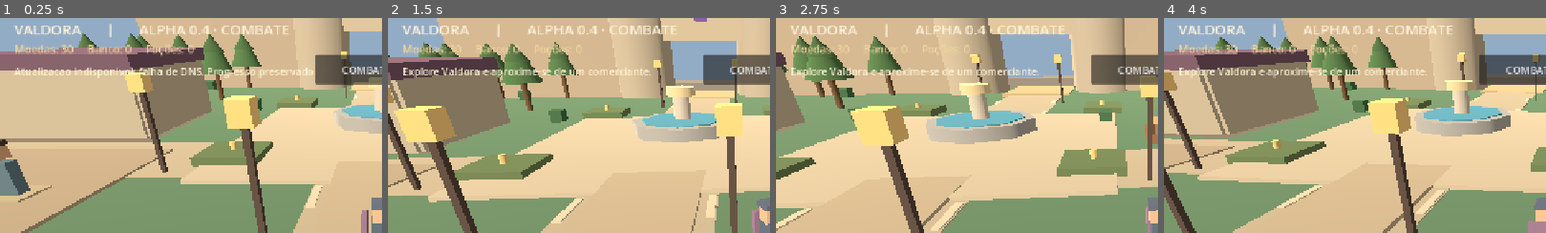
Above: before the commit, frames 1-4 (left to right).
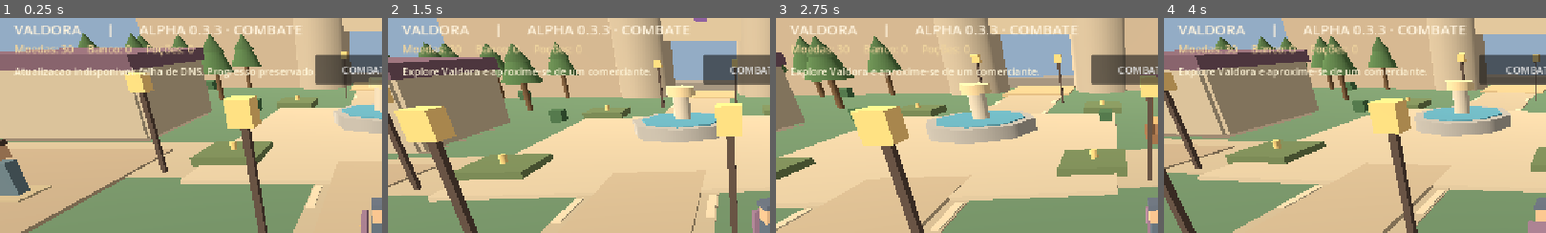
Above: after the commit, the same moments.

Repository: evoluagency/channel
Game: Godot game, scene res://scenes/Main.tscn
Same seed, same stepped clock (60 frames per second), same inputs: the game is played once before the commit and once after it.
Inputs (mouse positions are % of the whole screen's width and height, from its top left):
- Up to frame 1 (0.25 s): no input
- Up to frame 2 (1.5 s): move the mouse to (72, 45) at 0.52 s; hold D (channel_right) 0.53-1.25 s; tap E (channel_interact) at 0.6 s; click (72, 45) at 0.67 s; drag from (30, 55) to (45, 70) at 1.27 s
- Up to frame 3 (2.75 s): move the mouse to (60, 28) at 2.02 s; hold D (channel_right) from 2.03 s (still down); tap E (channel_interact) at 2.1 s
- Up to frame 4 (4 s): release D (channel_right) at 2.75 s; drag from (45, 70) to (20, 35) at 2.77 s; move the mouse to (80, 65) at 3.52 s; hold A (channel_left) from 3.53 s (still down); tap E (channel_interact) at 3.6 s
The pictures show only the part of the screen within x 0-50%, y 2-52%; the shares and areas given below are measured in that part.

The runs differ from the first frame. In frame 1, 0.5% of the frame differs, in the area x 52-79%, y 3-8%; in frame 2, 0.5%; in frame 3, 0.5%; in frame 4, 0.5%.

Commit message:
release(valdora): prepare signed in-place 0.3.3-alpha combat arena versionCode 101

Diff:
--- a/game/scripts/main.gd
+++ b/game/scripts/main.gd
@@ -374,7 +374,7 @@
 
     var brand := Label.new()
     brand.name = "Marca"
-    brand.text = "VALDORA       |       ALPHA 0.4 · COMBATE"
+    brand.text = "VALDORA       |       ALPHA 0.3.3 · COMBATE"
     brand.position = Vector2(24, 18)
     brand.add_theme_font_size_override("font_size", 24)
     brand.add_theme_color_override("font_color", Color("#fff3dd"))
Not shown, changed: game/export_presets.cfg
Not shown, changed: game/docs/CP003_COMBATE.md
Not shown, changed: game/docs/RELEASE_ANDROID_PERMANENTE.md
